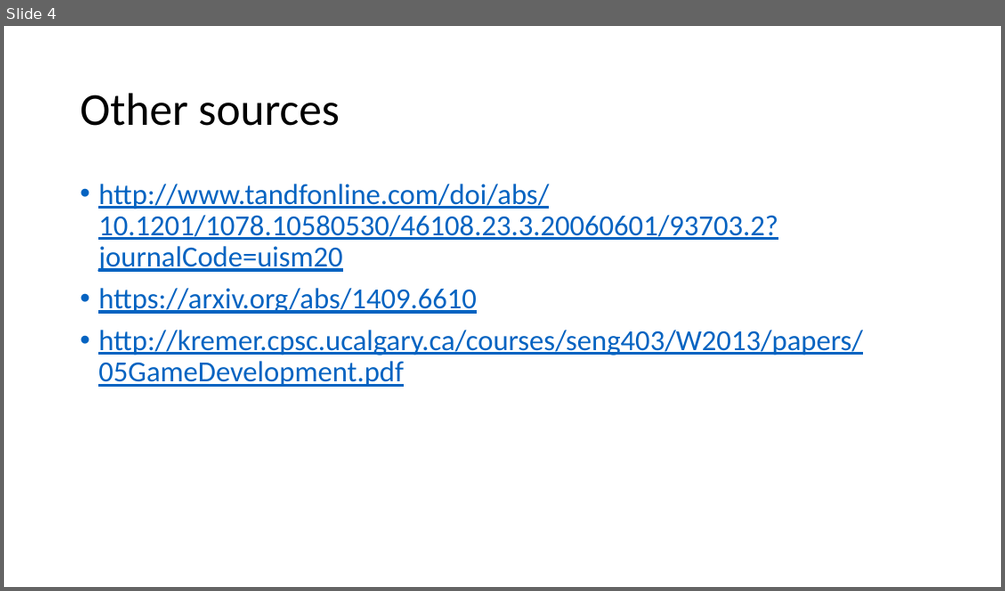
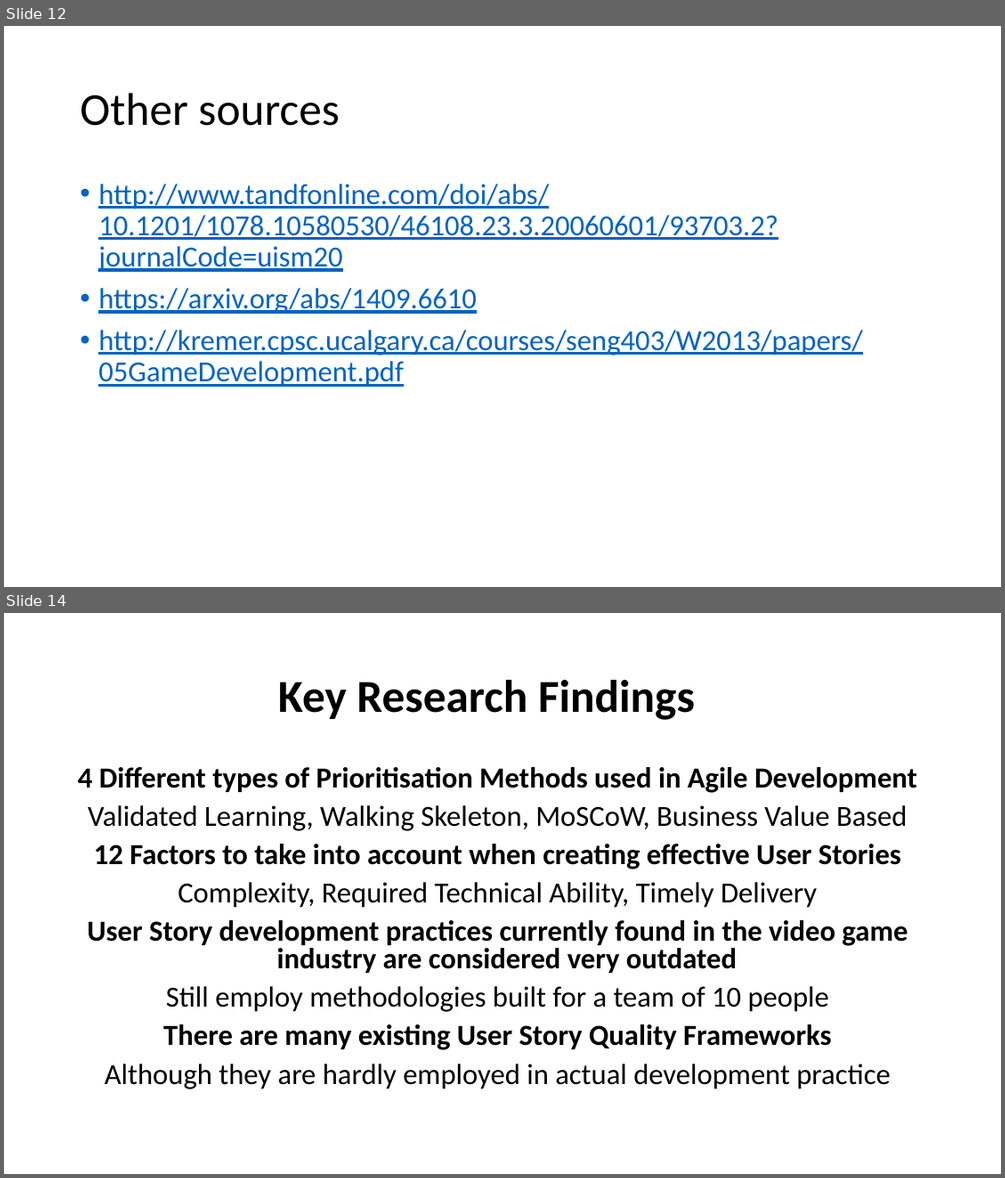
Before and after one commit to KieranGolds/comp150-agile, a slide deck: Agilequestion.pptx. Shown one above the other, each under a label of ours: slide 4 before the commit, slides 12 and 14 after it; the slides between them are not shown. The pictures are 1005x591 and 1005x1178 pixels, drawn with LibreOffice and Linux fonts; fonts in the diff are those of the drawing. Boxes give left, top, right and bottom in pixels: in the first picture for what was removed or moved away, otherwise in the second. Text is boxed around its words. In the diff, an @@ line names an element or a change of style, - is before the commit and + after.

```diff
--- a/Agilequestion.pptx
+++ b/Agilequestion.pptx
@@ slide 14 added at (4,613,1001,1174), background #FFFFFF @@
@@ title added at (278,680,695,720), 44 pt, text #000000, bold @@
+Key Research Findings
@@ text added at (78,767,917,1089), 28 pt, text #000000, bold @@
+4 Different types of Prioritisation Methods used in Agile Development
+Validated Learning, Walking Skeleton, MoSCoW, Business Value Based
+12 Factors to take into account when creating effective User Stories
+Complexity, Required Technical Ability, Timely Delivery
+User Story development practices currently found in the video game industry are considered very outdated
+Still employ methodologies built for a team of 10 people
+There are many existing User Story Quality Frameworks
+Although they are hardly employed in actual development practice
@@ what was slide 4 is now slide 12 @@
```
Also in this commit, not shown: 1 slide changed, 10 other slides added.
